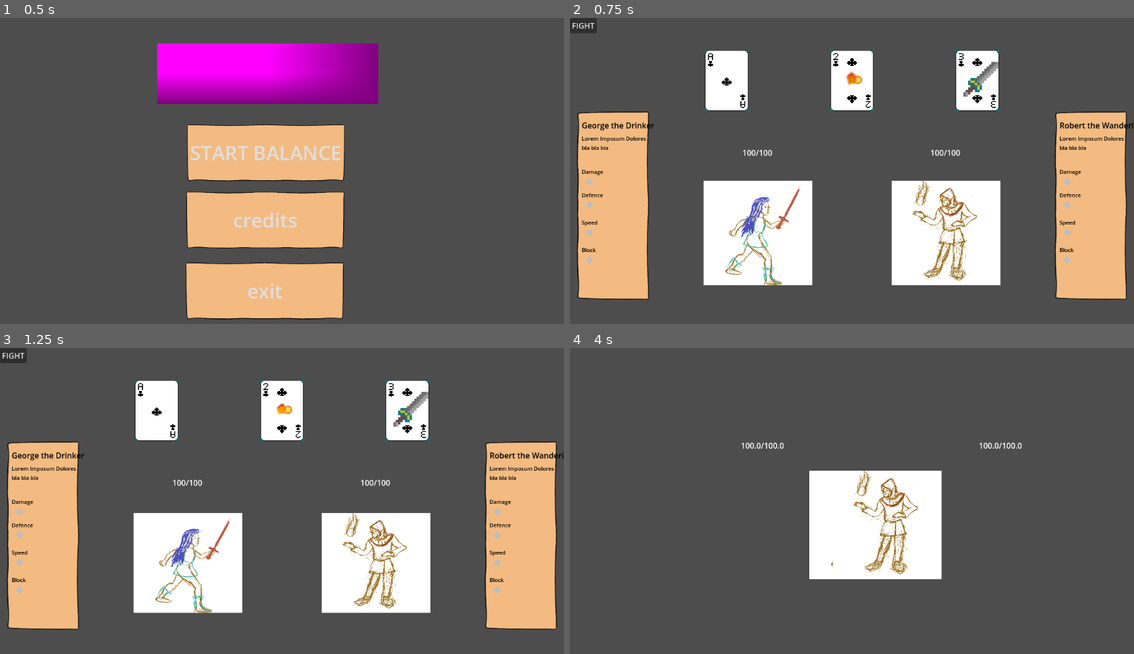
Above: before the commit, frames 1-4 (two rows, left to right).
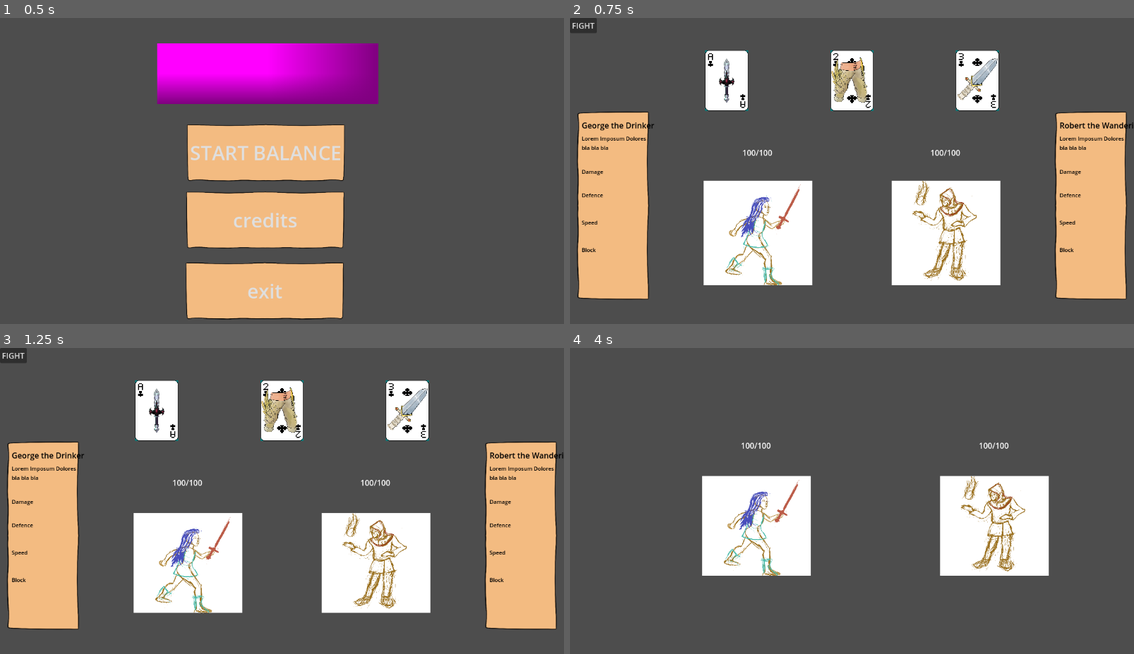
Above: after the commit, the same moments.

Repository: cncptpr/balance-your-character
Game: Godot game, scene res://game.tscn
The game is run twice, just before and just after one commit, with the same random seed, the same clock (stepped at 60 frames per second) and the same inputs.
Inputs (mouse positions are in pixels of both pictures, inside the frame that each line leads up to):
- Up to frame 1 (0.5 s): no input
- Up to frame 2 (0.75 s): click "START BALANCE" at 0.5 s
- Up to frame 3 (1.25 s): no input
- Up to frame 4 (4 s): click "FIGHT" at 1.25 s; move the mouse to (976, 491) at 2.02 s; press the mouse at (976, 491) at 2.03 s; move the mouse to (739, 522) at 2.77 s; release the mouse at (739, 522) at 2.78 s; click (739, 522) at 2.85 s; move the mouse to (908, 436) at 3.52 s; press the mouse at (908, 436) at 3.53 s

Frame 1 is identical in both runs. In frame 2, 1.2% of the frame differs, in the area x 2-89%, y 12-81%; in frame 3, 1.2%; in frame 4, 21%, in the area x 23-85%, y 30-76%.
Error after the commit: Out of bounds get index '0' (on base: 'Array[Sprite2D]') (res://player/player_stats_screen/stats_bar.gd:41)

Commit message:
Added a lot of sprites

Diff:
--- /dev/null
+++ b/equipment/carneval_wizzard_head/carneval_wizzard_head.tscn
@@ -0,0 +1,31 @@
+[gd_scene load_steps=5 format=3 uid="uid://qg3ljcb1nhnb"]
+
+[ext_resource type="Script" uid="uid://bo1i0lv8dti7f" path="res://equipment/equipment.gd" id="1_vijss"]
+[ext_resource type="Texture2D" uid="uid://5avumwptcwnf" path="res://assets/equipment/CL_CarnevalWizardHead.png" id="2_f3wud"]
+[ext_resource type="Script" uid="uid://dwlbo8pci7g2t" path="res://equipment/stats.gd" id="2_jnw7h"]
+
+[sub_resource type="Resource" id="Resource_fhycf"]
+script = ExtResource("2_jnw7h")
+damage = 0.0
+damage_mod = 0.9
+cooldown = 0.0
+cooldown_mod = 0.95
+warmup = 0.0
+warmup_mod = 1.0
+defence = 0.0
+defence_mod = 0.95
+blocked_percent = 0.0
+health = 0.0
+health_mod = 1.0
+metadata/_custom_type_script = "uid://dwlbo8pci7g2t"
+
+[node name="CarnevalWizzardHead" type="Node2D"]
+script = ExtResource("1_vijss")
+stats = SubResource("Resource_fhycf")
+title = "Carnival Wizard Hat"
+desciption = "A silly hat from a fun place but is it worth it wearing itin battle"
+metadata/_custom_type_script = "uid://bo1i0lv8dti7f"
+
+[node name="Sprite2D" type="Sprite2D" parent="."]
+scale = Vector2(0.1, 0.1)
+texture = ExtResource("2_f3wud")
--- /dev/null
+++ b/equipment/cryptonite_sword/cryptonite_sword.tscn
@@ -0,0 +1,31 @@
+[gd_scene load_steps=5 format=3 uid="uid://3uxn6yyh8ey3"]
+
+[ext_resource type="Script" uid="uid://bo1i0lv8dti7f" path="res://equipment/equipment.gd" id="1_vl88h"]
+[ext_resource type="Texture2D" uid="uid://bcyqovq6ihnpv" path="res://assets/equipment/CL_CryptoniteSword.png" id="2_af4dv"]
+[ext_resource type="Script" uid="uid://dwlbo8pci7g2t" path="res://equipment/stats.gd" id="2_feojy"]
+
+[sub_resource type="Resource" id="Resource_hnyxt"]
+script = ExtResource("2_feojy")
+damage = 20.0
+damage_mod = 1.0
+cooldown = 0.0
+cooldown_mod = 0.95
+warmup = 0.0
+warmup_mod = 1.0
+defence = 0.0
+defence_mod = 0.95
+blocked_percent = 0.0
+health = 0.0
+health_mod = 1.0
+metadata/_custom_type_script = "uid://dwlbo8pci7g2t"
+
+[node name="CryptoniteSword" type="Node2D"]
+script = ExtResource("1_vl88h")
+stats = SubResource("Resource_hnyxt")
+title = "Cryptonie Sword"
+desciption = "Just be careful if you´r Superman"
+metadata/_custom_type_script = "uid://bo1i0lv8dti7f"
+
+[node name="Sprite2D" type="Sprite2D" parent="."]
+scale = Vector2(0.1, 0.1)
+texture = ExtResource("2_af4dv")
--- a/equipment/equipment.gd
+++ b/equipment/equipment.gd
@@ -1,6 +1,9 @@
 class_name Equipment extends Node2D
 
 @export var stats: EquipmentStats
+
+@export var title: String
+@export var desciption: String
 
 func use() -> EquipmentStats:
 	return stats
--- /dev/null
+++ b/equipment/frog_pants/frog_pants.tscn
@@ -0,0 +1,31 @@
+[gd_scene load_steps=5 format=3 uid="uid://dj11ldtqyw2m0"]
+
+[ext_resource type="Script" uid="uid://bo1i0lv8dti7f" path="res://equipment/equipment.gd" id="1_s838i"]
+[ext_resource type="Texture2D" uid="uid://8o2o4pq4rcu0" path="res://assets/equipment/CL_FrogSkinPants.png" id="2_8cm11"]
+[ext_resource type="Script" uid="uid://dwlbo8pci7g2t" path="res://equipment/stats.gd" id="2_gltuv"]
+
+[sub_resource type="Resource" id="Resource_m2ou1"]
+script = ExtResource("2_gltuv")
+damage = 0.0
+damage_mod = 1.0
+cooldown = 0.0
+cooldown_mod = 1.05
+warmup = 0.0
+warmup_mod = 1.0
+defence = 0.0
+defence_mod = 0.9
+blocked_percent = 0.0
+health = -10.0
+health_mod = 1.0
+metadata/_custom_type_script = "uid://dwlbo8pci7g2t"
+
+[node name="FrogPants" type="Node2D"]
+script = ExtResource("1_s838i")
+stats = SubResource("Resource_m2ou1")
+title = "Frog Skin Legpiece"
+desciption = "Quak? Quak."
+metadata/_custom_type_script = "uid://bo1i0lv8dti7f"
+
+[node name="Sprite2D" type="Sprite2D" parent="."]
+scale = Vector2(0.1, 0.1)
+texture = ExtResource("2_8cm11")
--- /dev/null
+++ b/equipment/hawk_leather_pants/hawk_leather_pants.tscn
@@ -0,0 +1,31 @@
+[gd_scene load_steps=5 format=3 uid="uid://r0ulec082jv7"]
+
+[ext_resource type="Script" uid="uid://bo1i0lv8dti7f" path="res://equipment/equipment.gd" id="1_2pgsv"]
+[ext_resource type="Script" uid="uid://dwlbo8pci7g2t" path="res://equipment/stats.gd" id="2_nwjox"]
+[ext_resource type="Texture2D" uid="uid://8tkce5vum855" path="res://assets/equipment/CL_HawkPants.png" id="2_otf0x"]
+
+[sub_resource type="Resource" id="Resource_u73rk"]
+script = ExtResource("2_nwjox")
+damage = 0.0
+damage_mod = 1.0
+cooldown = 0.0
+cooldown_mod = 0.85
+warmup = 0.0
+warmup_mod = 1.0
+defence = 5.0
+defence_mod = 1.0
+blocked_percent = 0.0
+health = 0.0
+health_mod = 1.05
+metadata/_custom_type_script = "uid://dwlbo8pci7g2t"
+
+[node name="HawkLeatherPants" type="Node2D"]
+scale = Vector2(0.1, 0.1)
+script = ExtResource("1_2pgsv")
+stats = SubResource("Resource_u73rk")
+title = "Hawk Leather Pants"
+desciption = "Fly through the uhh... Ground?"
+metadata/_custom_type_script = "uid://bo1i0lv8dti7f"
+
+[node name="Sprite2D" type="Sprite2D" parent="."]
+texture = ExtResource("2_otf0x")
--- /dev/null
+++ b/equipment/health_potion/health_potion.tscn
@@ -0,0 +1,29 @@
+[gd_scene load_steps=5 format=3 uid="uid://dae5g5lmr42ce"]
+
+[ext_resource type="Script" uid="uid://bo1i0lv8dti7f" path="res://equipment/equipment.gd" id="1_y4v3v"]
+[ext_resource type="Script" uid="uid://dwlbo8pci7g2t" path="res://equipment/stats.gd" id="2_kxmav"]
+[ext_resource type="Texture2D" uid="uid://dyhcei4nqafdp" path="res://assets/equipment/F_HealthPotion.png" id="3_hniba"]
+
+[sub_resource type="Resource" id="Resource_ntgwk"]
+script = ExtResource("2_kxmav")
+damage = 0.0
+damage_mod = 1.0
+cooldown = 0.0
+cooldown_mod = 1.0
+warmup = 0.0
+warmup_mod = 1.0
+defence = 0.0
+defence_mod = 1.0
+blocked_percent = 0.0
+health = 20.0
+health_mod = 1.0
+metadata/_custom_type_script = "uid://dwlbo8pci7g2t"
+
+[node name="HealthPotion" type="Node2D"]
+scale = Vector2(0.1, 0.1)
+script = ExtResource("1_y4v3v")
+stats = SubResource("Resource_ntgwk")
+metadata/_custom_type_script = "uid://bo1i0lv8dti7f"
+
+[node name="Sprite2D" type="Sprite2D" parent="."]
+texture = ExtResource("3_hniba")
--- /dev/null
+++ b/equipment/heavy_chestplate/heavy_chestplate.tscn
@@ -0,0 +1,31 @@
+[gd_scene load_steps=5 format=3 uid="uid://d2athvo8x7a8p"]
+
+[ext_resource type="Script" uid="uid://bo1i0lv8dti7f" path="res://equipment/equipment.gd" id="1_cllsl"]
+[ext_resource type="Script" uid="uid://dwlbo8pci7g2t" path="res://equipment/stats.gd" id="2_t2448"]
+[ext_resource type="Texture2D" uid="uid://by5hi8ok5l3lc" path="res://assets/equipment/CL_HeavyProtector.png" id="3_s31nq"]
+
+[sub_resource type="Resource" id="Resource_iigfx"]
+script = ExtResource("2_t2448")
+damage = 0.0
+damage_mod = 1.15
+cooldown = 0.0
+cooldown_mod = 0.97
+warmup = 0.0
+warmup_mod = 1.0
+defence = 25.0
+defence_mod = 1.0
+blocked_percent = 0.0
+health = 0.0
+health_mod = 1.0
+metadata/_custom_type_script = "uid://dwlbo8pci7g2t"
+
+[node name="HeavyChestplate" type="Node2D"]
+script = ExtResource("1_cllsl")
+stats = SubResource("Resource_iigfx")
+title = "Heavy Protector"
+desciption = "Feel like a P.E.K.K.A. with this one!"
+metadata/_custom_type_script = "uid://bo1i0lv8dti7f"
+
+[node name="Sprite2D" type="Sprite2D" parent="."]
+scale = Vector2(0.1, 0.1)
+texture = ExtResource("3_s31nq")
--- /dev/null
+++ b/equipment/inverted_thorns_chestplate/inverted_thorns_chestplate.tscn
@@ -0,0 +1,29 @@
+[gd_scene load_steps=5 format=3 uid="uid://kj3jfca3fjnc"]
+
+[ext_resource type="Script" uid="uid://bo1i0lv8dti7f" path="res://equipment/equipment.gd" id="1_x2y8e"]
+[ext_resource type="Texture2D" uid="uid://del8pgy1d57wr" path="res://assets/equipment/CL_InvertedThornsChestplate.png" id="2_8ctkr"]
+[ext_resource type="Script" uid="uid://dwlbo8pci7g2t" path="res://equipment/stats.gd" id="2_v5txe"]
+
+[sub_resource type="Resource" id="Resource_v4d4d"]
+script = ExtResource("2_v5txe")
+damage = 0.0
+damage_mod = 1.0
+cooldown = 0.0
+cooldown_mod = 0.8
+warmup = 0.0
+warmup_mod = 1.0
+defence = 0.0
+defence_mod = 1.0
+blocked_percent = 0.0
+health = -15.0
+health_mod = 0.85
+metadata/_custom_type_script = "uid://dwlbo8pci7g2t"
+
+[node name="InvertedThornsChestplate" type="Node2D"]
+script = ExtResource("1_x2y8e")
+stats = SubResource("Resource_v4d4d")
+metadata/_custom_type_script = "uid://bo1i0lv8dti7f"
+
+[node name="Sprite2D" type="Sprite2D" parent="."]
+scale = Vector2(0.1, 0.1)
+texture = ExtResource("2_8ctkr")
--- /dev/null
+++ b/equipment/lightning_coated_boots/lightning_coated_boots.tscn
@@ -0,0 +1,26 @@
+[gd_scene load_steps=4 format=3 uid="uid://von0orupifrw"]
+
+[ext_resource type="Script" uid="uid://bo1i0lv8dti7f" path="res://equipment/equipment.gd" id="1_papac"]
+[ext_resource type="Script" uid="uid://dwlbo8pci7g2t" path="res://equipment/stats.gd" id="2_yh0rx"]
+
+[sub_resource type="Resource" id="Resource_jnuxa"]
+script = ExtResource("2_yh0rx")
+damage = 0.0
+damage_mod = 1.0
+cooldown = 0.0
+cooldown_mod = 0.85
+warmup = 0.0
+warmup_mod = 1.0
+defence = 10.0
+defence_mod = 1.0
+blocked_percent = 0.0
+health = 0.0
+health_mod = 1.0
+metadata/_custom_type_script = "uid://dwlbo8pci7g2t"
+
+[node name="LightningCoatedBoots" type="Node2D"]
+script = ExtResource("1_papac")
+stats = SubResource("Resource_jnuxa")
+title = "Lightning Coated Boots"
+desciption = "Feel the bursts of lightning go up your Legs"
+metadata/_custom_type_script = "uid://bo1i0lv8dti7f"
--- /dev/null
+++ b/equipment/mytic_sword/mytic_sword.tscn
@@ -0,0 +1,31 @@
+[gd_scene load_steps=5 format=3 uid="uid://cym22u44gh6l4"]
+
+[ext_resource type="Script" uid="uid://bo1i0lv8dti7f" path="res://equipment/equipment.gd" id="1_76ocb"]
+[ext_resource type="Texture2D" uid="uid://csomhlrs4586d" path="res://assets/equipment/F_MysticSword.png" id="2_pp8oo"]
+[ext_resource type="Script" uid="uid://dwlbo8pci7g2t" path="res://equipment/stats.gd" id="2_qblsi"]
+
+[sub_resource type="Resource" id="Resource_j4lqd"]
+script = ExtResource("2_qblsi")
+damage = 10.0
+damage_mod = 1.0
+cooldown = 0.0
+cooldown_mod = 0.9
+warmup = 0.0
+warmup_mod = 1.0
+defence = 0.0
+defence_mod = 1.0
+blocked_percent = 0.0
+health = 0.0
+health_mod = 0.95
+metadata/_custom_type_script = "uid://dwlbo8pci7g2t"
+
+[node name="MyticSword" type="Node2D"]
+script = ExtResource("1_76ocb")
+stats = SubResource("Resource_j4lqd")
+title = "Mystic sword"
+desciption = "A fast weapon for skilled fighters"
+metadata/_custom_type_script = "uid://bo1i0lv8dti7f"
+
+[node name="Sprite2D" type="Sprite2D" parent="."]
+scale = Vector2(0.1, 0.1)
+texture = ExtResource("2_pp8oo")
--- a/equipment/registy.gd
+++ b/equipment/registy.gd
@@ -1,42 +1,67 @@
 extends Node2D
 
-const sword = "res://equipment/sword/sword.tscn"
-const bucket = "res://equipment/bucket/bucket.tscn"
-const plank = "res://equipment/plank/plank.tscn"
-const fireball = "res://equipment/fireball/fireball.tscn"
+# Weapons
+var cyptonite_sword = load("res://equipment/cryptonite_sword/cryptonite_sword.tscn")
+var mytic_sword = load("res://equipment/mytic_sword/mytic_sword.tscn")
+var fire_ball = load("res://equipment/fireball/fireball.tscn")
 
-var all: Array[PackedScene] = [
-	load(sword),
-	load(bucket),
-	load(plank),
-	load(fireball),
-]:
-	set(_new): assert(false)
+# Head Wear
+var used_wizzard_head = load("res://equipment/used_wizzard_head/used_wizzard_head.tscn")
+var carneval_wizzard_head = load("res://equipment/carneval_wizzard_head/carneval_wizzard_head.tscn")
+
+# Chest
+var inverted_thorns_chestplate = load("res://equipment/inverted_thorns_chestplate/inverted_thorns_chestplate.tscn")
+var heavy_chestplate = load("res://equipment/heavy_chestplate/heavy_chestplate.tscn")
+
+# pants
+var hawk_leather_pants = load("res://equipment/hawk_leather_pants/hawk_leather_pants.tscn")
+
+# boots
+var lightning_coated_boots = load("res://equipment/lightning_coated_boots/lightning_coated_boots.tscn")
+
+# trinkets
+var health_potion = load("res://equipment/health_potion/health_potion.tscn")
 
 var weapons: Array[PackedScene] = [
-	load(sword),
-	load(fireball),
+	cyptonite_sword,
+	mytic_sword,
+	fire_ball,
 ]:
 	set(_new): assert(false)
 
 var headgear: Array[PackedScene] = [
-	load(bucket),
+	used_wizzard_head,
+	carneval_wizzard_head,
 ]:
 	set(_new): assert(false)
 
 var chest: Array[PackedScene] = [
-	load(plank),
+	inverted_thorns_chestplate,
+	heavy_chestplate,
 ]:
 	set(_new): assert(false)
 
 var pants: Array[PackedScene] = [
+	hawk_leather_pants,
 ]:
 	set(_new): assert(false)
 
 var boots: Array[PackedScene] = [
+	lightning_coated_boots
 ]:
 	set(_new): assert(false)
 
 var trinkets: Array[PackedScene] = [
+	health_potion,
 ]:
 	set(_new): assert(false)
+
+var all: Array[PackedScene] = []
+
+func _ready() -> void:
+	all.append_array(weapons)
+	all.append_array(headgear)
+	all.append_array(chest)
+	all.append_array(pants)
+	all.append_array(boots)
+	all.append_array(trinkets)
--- a/equipment/stats.gd
+++ b/equipment/stats.gd
@@ -14,6 +14,9 @@
 
 @export var blocked_percent: float = 0.0
 
+@export var health: float = 0.0
+@export var health_mod: float = 1.0
+
 func apply_stats(stats: EquipmentStats):
 	self.damage += stats.damage
 	self.damage_mod *= stats.damage_mod
@@ -29,8 +32,12 @@
 
 	self.blocked_percent += stats.blocked_percent
 
+	self.health += stats.health
+	self.health_mod *= stats.health_mod
+
 func apply_mods():
 	self.damage *= self.damage_mod
 	self.cooldown *= self.cooldown_mod
 	self.warmup *= self.warmup_mod
 	self.defence *= self.defence_mod
+	self.health *= self.health_mod
--- /dev/null
+++ b/equipment/turtle_potion/turtle_potion.tscn
@@ -0,0 +1,9 @@
+[gd_scene load_steps=2 format=3 uid="uid://cnym4vypwknv6"]
+
+[ext_resource type="Script" uid="uid://bo1i0lv8dti7f" path="res://equipment/equipment.gd" id="1_ouc8d"]
+
+[node name="TurtlePotion" type="Node2D"]
+script = ExtResource("1_ouc8d")
+metadata/_custom_type_script = "uid://bo1i0lv8dti7f"
+
+[node name="Sprite2D" type="Sprite2D" parent="."]
--- /dev/null
+++ b/equipment/used_wizzard_head/used_wizzard_head.tscn
@@ -0,0 +1,31 @@
+[gd_scene load_steps=5 format=3 uid="uid://dj08c5xn8l8uv"]
+
+[ext_resource type="Script" uid="uid://bo1i0lv8dti7f" path="res://equipment/equipment.gd" id="1_wt7nt"]
+[ext_resource type="Script" uid="uid://dwlbo8pci7g2t" path="res://equipment/stats.gd" id="2_x2nlm"]
+[ext_resource type="Texture2D" uid="uid://cpttkxq3004si" path="res://assets/equipment/CL_LN_UsedWizHat.png" id="3_64eo5"]
+
+[sub_resource type="Resource" id="Resource_64eo5"]
+script = ExtResource("2_x2nlm")
+damage = 0.0
+damage_mod = 1.2
+cooldown = 0.0
+cooldown_mod = 1.15
+warmup = 0.0
+warmup_mod = 1.0
+defence = -0.1
+defence_mod = 1.0
+blocked_percent = 0.0
+health = 0.0
+health_mod = 1.0
+metadata/_custom_type_script = "uid://dwlbo8pci7g2t"
+
+[node name="UsedWizzardHead" type="Node2D"]
+script = ExtResource("1_wt7nt")
+stats = SubResource("Resource_64eo5")
+title = "Used Wizard Hat"
+desciption = "An old hat from a long, long gone nation thatdisappeared without anyone noticing"
+metadata/_custom_type_script = "uid://bo1i0lv8dti7f"
+
+[node name="Sprite2D" type="Sprite2D" parent="."]
+scale = Vector2(0.1, 0.1)
+texture = ExtResource("3_64eo5")
--- a/player.gd
+++ b/player.gd
@@ -26,11 +26,16 @@
 	animationStateMachine.travel("Idle")
 
 	if equipment_slots == null: return
+	var collected_stats = EquipmentStats.new()
 	for equipmentScene in equipment_slots.list():
 		var equipment = equipmentScene.instantiate()
 		if equipment is not Equipment:
 			continue
 		$Appearance/Sprite2D/Inventory.add_child(equipment)
+		collected_stats.apply_stats(equipment.defend())
+	collected_stats.apply_mods()
+	max_health = collected_stats.health
+	health = max_health
 
 func flip():
 	$Appearance.scale.x = -1
--- a/player.tscn
+++ b/player.tscn
@@ -15,6 +15,8 @@
 defence = 0.0
 defence_mod = 1.0
 blocked_percent = 0.0
+health = 100.0
+health_mod = 1.0
 metadata/_custom_type_script = "uid://dwlbo8pci7g2t"
 
 [sub_resource type="Animation" id="Animation_i3pqv"]
--- a/player/player_stats_screen/player_stats_view.tscn
+++ b/player/player_stats_screen/player_stats_view.tscn
@@ -58,7 +58,7 @@
 layout_mode = 1
 offset_top = 12.0
 offset_bottom = 12.0
-stat = 5.42
+stat = 0.425
 
 [node name="DefenceLabel" type="Label" parent="."]
 layout_mode = 0
--- a/player/player_stats_screen/stats_bar.gd
+++ b/player/player_stats_screen/stats_bar.gd
@@ -6,7 +6,7 @@
 		color_points(stat_to_points(value))
 		stat = value
 
-var pointNodes: Array[ColorRect]
+var pointNodes: Array[Sprite2D]
 
 func stat_to_points(x: float) -> int:
 	var value = (-1.0 / (pow(2.0, (0.2 * abs(x) - 2.3)))) + 5
@@ -30,7 +30,7 @@
 func color_points(points: int) -> void:
 	for i in range(pointNodes.size()):
 		if i < points:
-			pointNodes[i].color = Color.GREEN
+			pointNodes[i].color
 			pointNodes[i].visible = true
 		elif i < -points:
 			pointNodes[i].color = Color.RED
--- a/player/player_stats_screen/stats_bar.tscn
+++ b/player/player_stats_screen/stats_bar.tscn
@@ -1,6 +1,7 @@
-[gd_scene load_steps=2 format=3 uid="uid://b6wgibksk7qr2"]
+[gd_scene load_steps=3 format=3 uid="uid://b6wgibksk7qr2"]
 
-[ext_resource type="Script" uid="uid://cfp7jnom3u5db" path="res://player/player_stats_screen/stats_bar.gd" id="1_hmtlc"]
+[ext_resource type="Script" uid="uid://cvg02bncgw2v5" path="res://player/player_stats_screen/stats_bar.gd" id="1_hmtlc"]
+[ext_resource type="Texture2D" uid="uid://hdrqm68s5tgv" path="res://assets/F_StatPoint.png" id="2_q5vc6"]
 
 [node name="StatsBar" type="Control"]
 layout_mode = 3
@@ -11,51 +12,32 @@
 grow_vertical = 2
 script = ExtResource("1_hmtlc")
 
-[node name="ColorRect1" type="ColorRect" parent="."]
-layout_mode = 0
-offset_left = 8.0
-offset_top = 16.0
-offset_right = 19.0
-offset_bottom = 27.0
-rotation = -0.785398
-color = Color(0.745098, 0.745098, 0.745098, 1)
+[node name="ColorRect1" type="Sprite2D" parent="."]
+visible = false
+position = Vector2(16, 16)
+scale = Vector2(0.1, 0.1)
+texture = ExtResource("2_q5vc6")
 
-[node name="ColorRect2" type="ColorRect" parent="."]
+[node name="ColorRect2" type="Sprite2D" parent="."]
 visible = false
-layout_mode = 0
-offset_left = 32.0
-offset_top = 16.0
-offset_right = 43.0
-offset_bottom = 27.0
-rotation = -0.785398
-color = Color(1, 0, 0, 1)
+position = Vector2(40, 16)
+scale = Vector2(0.1, 0.1)
+texture = ExtResource("2_q5vc6")
 
-[node name="ColorRect3" type="ColorRect" parent="."]
+[node name="ColorRect3" type="Sprite2D" parent="."]
 visible = false
-layout_mode = 0
-offset_left = 56.0
-offset_top = 16.0
-offset_right = 67.0
-offset_bottom = 27.0
-rotation = -0.785398
-color = Color(1, 0, 0, 1)
+position = Vector2(64, 16)
+scale = Vector2(0.1, 0.1)
+texture = ExtResource("2_q5vc6")
 
-[node name="ColorRect4" type="ColorRect" parent="."]
+[node name="ColorRect4" type="Sprite2D" parent="."]
 visible = false
-layout_mode = 0
-offset_left = 80.0
-offset_top = 16.0
-offset_right = 91.0
-offset_bottom = 27.0
-rotation = -0.785398
-color = Color(1, 0, 0, 1)
+position = Vector2(88, 16)
+scale = Vector2(0.1, 0.1)
+texture = ExtResource("2_q5vc6")
 
-[node name="ColorRect5" type="ColorRect" parent="."]
+[node name="ColorRect5" type="Sprite2D" parent="."]
 visible = false
-layout_mode = 0
-offset_left = 104.0
-offset_top = 16.0
-offset_right = 115.0
-offset_bottom = 27.0
-rotation = -0.785398
-color = Color(0, 1, 0, 1)
+position = Vector2(112, 16)
+scale = Vector2(0.1, 0.1)
+texture = ExtResource("2_q5vc6")
Binary file added: assets/F_StatPoint.png
Not shown, added: assets/F_StatPoint.png.import
Binary file added: assets/equipment/CL_CarnevalWizardHead.png
Not shown, added: assets/equipment/CL_CarnevalWizardHead.png.import
Binary file added: assets/equipment/CL_CryptoniteSword.png
Not shown, added: assets/equipment/CL_CryptoniteSword.png.import
Binary file added: assets/equipment/CL_FrogSkinPants.png
Not shown, added: assets/equipment/CL_FrogSkinPants.png.import
Binary file added: assets/equipment/CL_HawkPants.png
Not shown, added: assets/equipment/CL_HawkPants.png.import
Binary file added: assets/equipment/CL_HeavyProtector.png
Not shown, added: assets/equipment/CL_HeavyProtector.png.import
(and 11 more such lines)
